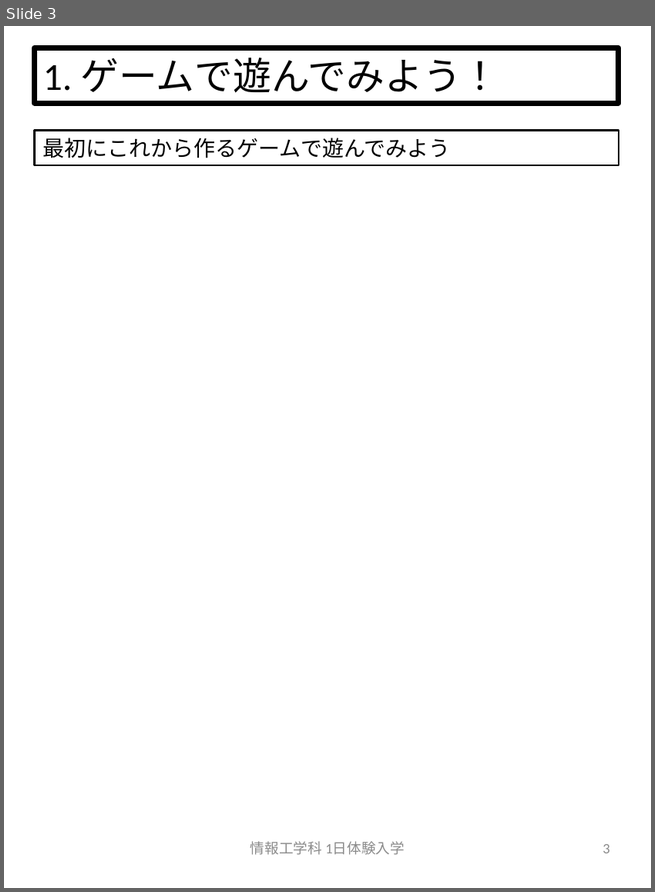
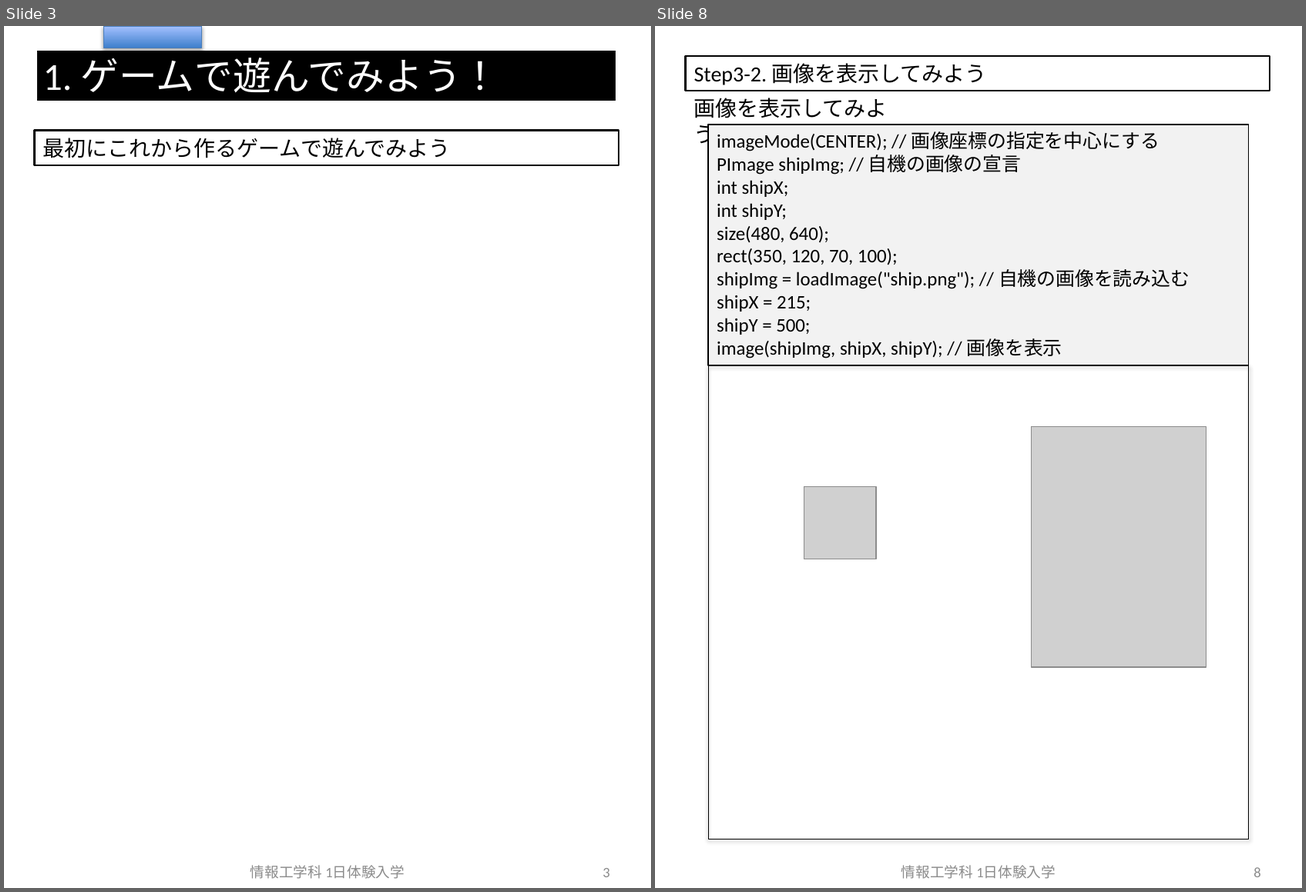
Before and after one commit to crotsu/ShootingGame_Taiken, a slide deck: Document/body.pptx. Shown side by side, each under a label of ours: slide 3 before the commit, slides 3 and 8 after it; the slides between them are not shown. The pictures are 655x892 and 1306x892 pixels, drawn with LibreOffice and Linux fonts; fonts in the diff are those of the drawing; grey boxes stand for pictures. Boxes give left, top, right and bottom in pixels: in the first picture for what was removed or moved away, otherwise in the second. Text is boxed around its words. In the diff, an @@ line names an element or a change of style, - is before the commit and + after.

Commit message:
60分に収まらないので，コンテンツを修正する

```diff
--- a/Document/body.pptx
+++ b/Document/body.pptx
@@ slide 8 added at [655,26,1302,888], background #FFFFFF @@
@@ rectangle added at [685,56,1269,91], outline #000000 1.5 pt, 18 pt, text #000000 @@
+Step3-2. 画像を表示してみよう
@@ text added at [694,98,888,118], 18 pt, text #000000 @@
+画像を表示してみよう．
@@ rectangle added at [708,125,1249,366], fill #F2F2F2, outline #000000 1 pt, 16 pt, text #000000 @@
+imageMode(CENTER); // 画像座標の指定を中心にする
+PImage shipImg; // 自機の画像の宣言
+int shipX;
+int shipY;
+size(480, 640);
+rect(350, 120, 70, 100);
+shipImg = loadImage("ship.png"); // 自機の画像を読み込む
+shipX = 215;
+shipY = 500;
+image(shipImg, shipX, shipY); // 画像を表示
@@ rectangle added at [708,366,1249,839], outline #000000 0.75 pt @@
@@ picture added at [1031,427,1206,667] @@
@@ picture added at [804,487,876,559] @@
@@ text added at [901,865,1055,879], 12 pt, text #8C8C8C @@
+情報工学科 1日体験入学
@@ page number added at [1253,868,1260,878], 12 pt, text #8C8C8C @@
+8
@@ slide 3 changed as well @@
@@ rectangle "1. ゲームで遊んでみよう！" at [34,48,618,103]: text colour #000000 to #FFFFFF; fill none to #000000; outline #000000 4.5 pt to #FFFFFF 4.5 pt @@
@@ rectangle added at [103,26,201,48], fill gradient #3F80CE to #A4C4FF, outline #4B7EBC 0.75 pt @@
@@ text "情報工学科 1日体験入学": place and size @@
-text "情報工学科 1日体験入学" at [250,841,404,855]
+text "情報工学科 1日体験入学" at [250,865,404,879]
@@ page number: place and size @@
-page number at [602,845,609,854]
+page number at [602,868,609,878]
```
Also in this commit, not shown: 6 other slides changed, 1 other slide added, 2 slides removed, 23 other files.
